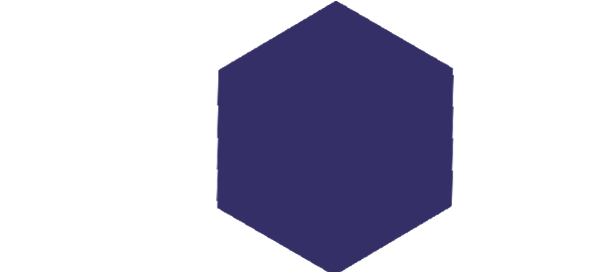
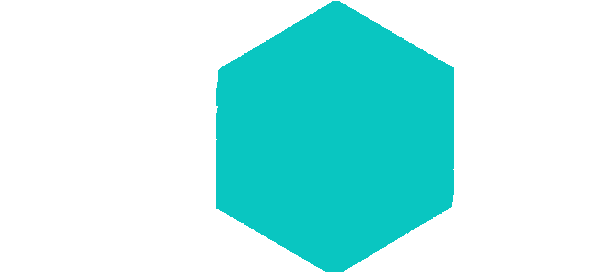
The second 592 × 272 image is a revision of the first. Changes to its layers:
painted on "Layer 4" over [216, 1, 454, 272]
